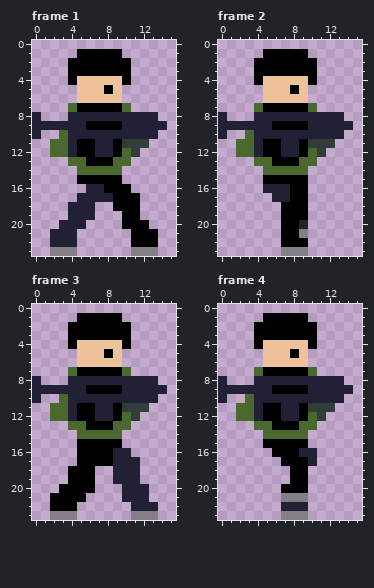
Edited in one commit: pixel-art file (art/sprites/Sprite-walk.aseprite). This is how it looked before the edit.
16x24 pixels, 4 frames. Shown: frame 1, frame 2, frame 3, frame 4.
New version:
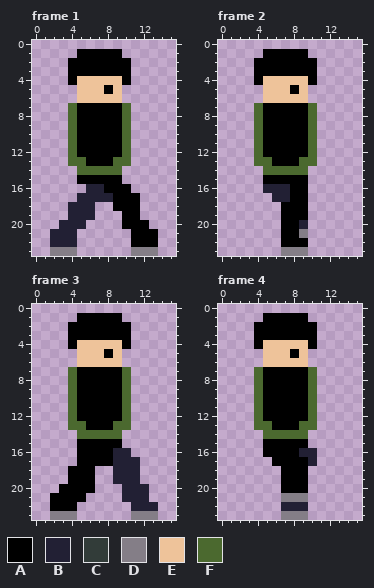
Palette (. is transparent): A #000000  B #222034  C #323c39  D #847e87  E #eec39a  F #4b692f
From old to new:
Frame 1:
Colour A replaces colour B in row 8 at x 5 to 9; in row 9 at x 5; in row 10 at x 5 to 9; in rows 11 to 12 at x 7 to 8.
Colour F replaces colour B in rows 8 to 10 at x 4 and 10; in rows 11 to 12 at x 4.
Colour F replaces colour C in row 11 at x 10.
The author cleared colour B in row 8 at x 0 and 11 to 13; in row 9 at x 0 to 3 and 11 to 14; in row 10 at x 0 and 11 to 13.
The author cleared colour C in row 11 at x 11 to 12; in row 12 at x 11.
The author cleared colour F in row 10 at x 3; in rows 11 to 12 at x 2 to 3.
Frame 2: the same change as frame 1
Frame 3: the same change as frame 1
Frame 4:
Colour A is added in row 16 at x 5; in row 17 at x 6; in rows 18 to 19 at x 7.
Colour A replaces colour B in row 8 at x 5 to 9; in row 9 at x 5; in row 10 at x 5 to 9; in rows 11 to 12 at x 7 to 8.
Colour F replaces colour B in rows 8 to 10 at x 4 and 10; in rows 11 to 12 at x 4.
Colour F replaces colour C in row 11 at x 10.
The author cleared colour B in row 8 at x 0 and 11 to 13; in row 9 at x 0 to 3 and 11 to 14; in row 10 at x 0 and 11 to 13.
The author cleared colour C in row 11 at x 11 to 12; in row 12 at x 11.
The author cleared colour F in row 10 at x 3; in rows 11 to 12 at x 2 to 3.
Where, in picture pixels (left, top, right, bottom), the same in both pictures:
changed: (32, 112, 167, 157)
changed: (218, 112, 353, 157)
changed: (32, 376, 167, 421)
changed: (218, 376, 353, 484)
